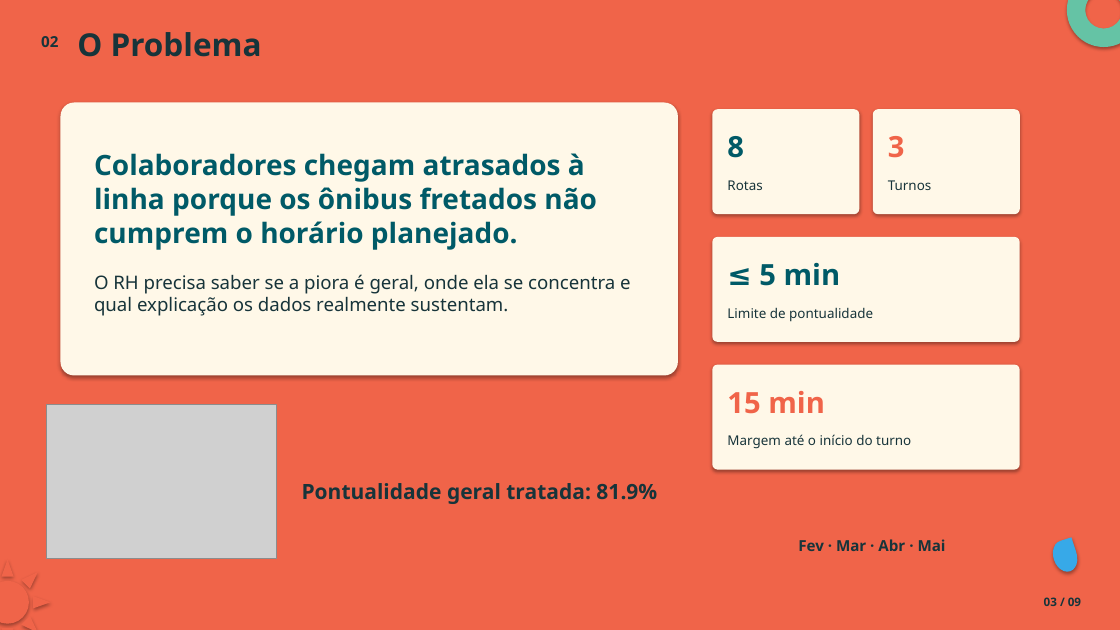
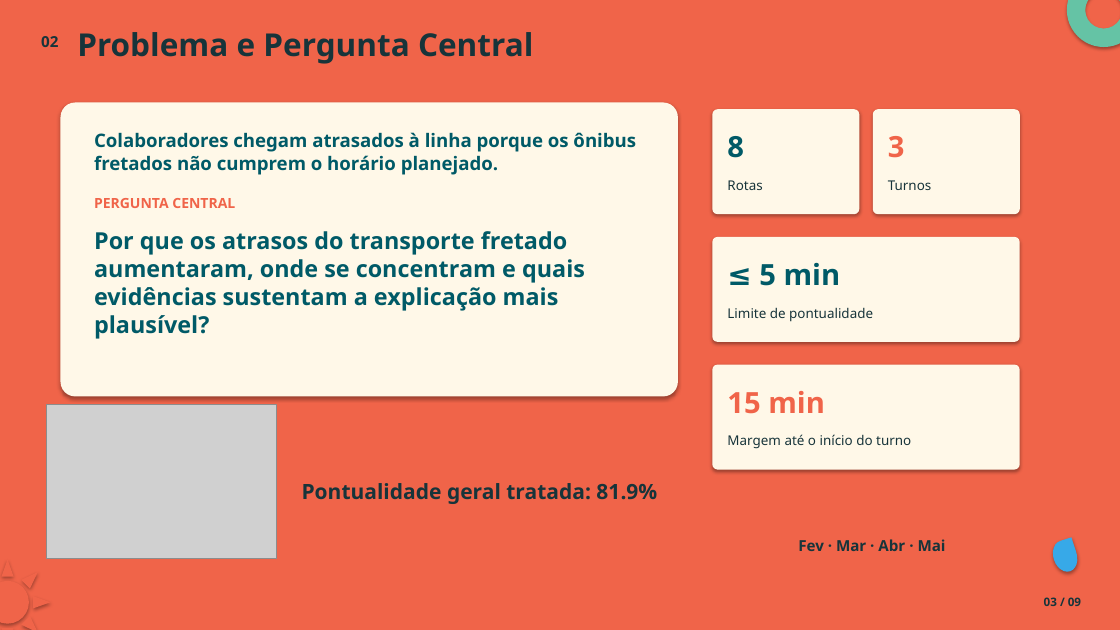
Before and after one commit to JulianaBallin/TransitTrace, a slide deck: slide 3 of docs/apresentacao/apresentacao_rota_em_dia.pptx. Drawn at 1120x630 pixels with LibreOffice and Linux fonts; fonts in the diff are those of the drawing; grey boxes stand for pictures. Boxes give left, top, right and bottom in pixels: in the first picture for what was removed or moved away, otherwise in the second. Text is boxed around its words. In the diff, an @@ line names an element or a change of style, - is before the commit and + after.

```diff
--- a/docs/apresentacao/apresentacao_rota_em_dia.pptx
+++ b/docs/apresentacao/apresentacao_rota_em_dia.pptx
@@ text at (77, 32, 533, 64): text changed @@
-O Problema
+Problema e Pergunta Central
@@ rounded rectangle: place and size @@
-rounded rectangle at (60, 103, 678, 376)
+rounded rectangle at (60, 103, 678, 397)
@@ text "Colaboradores chegam atrasados à linha ...": place and size @@
-text "Colaboradores chegam atrasados à linha ..." at (94, 153, 597, 250)
+text "Colaboradores chegam atrasados à linha ..." at (94, 132, 636, 175)
@@ text "Colaboradores chegam atrasados à linha ..." at (94, 132, 636, 175): size 24 to 16 pt @@
@@ text added at (94, 198, 235, 208), 12 pt, text #F06449, bold @@
+PERGUNTA CENTRAL
@@ text added at (94, 231, 585, 339), 20 pt, text #005A67, bold @@
+Por que os atrasos do transporte fretado aumentaram, onde se concentram e quais evidências sustentam a explicação mais plausível?
@@ text removed at (94, 274, 631, 316) @@
-O RH precisa saber se a piora é geral, onde ela se concentra e qual explicação os dados realmente sustentam.
```
Also in this commit, not shown: 2 other slides changed, 7 other files.
